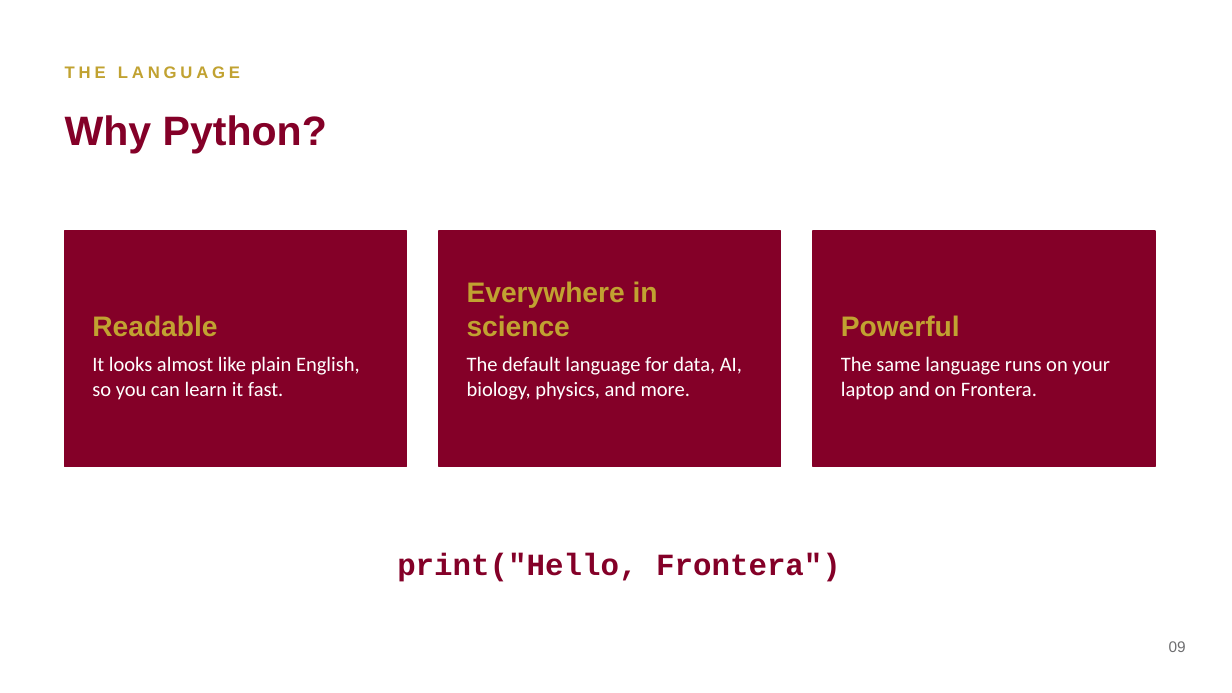
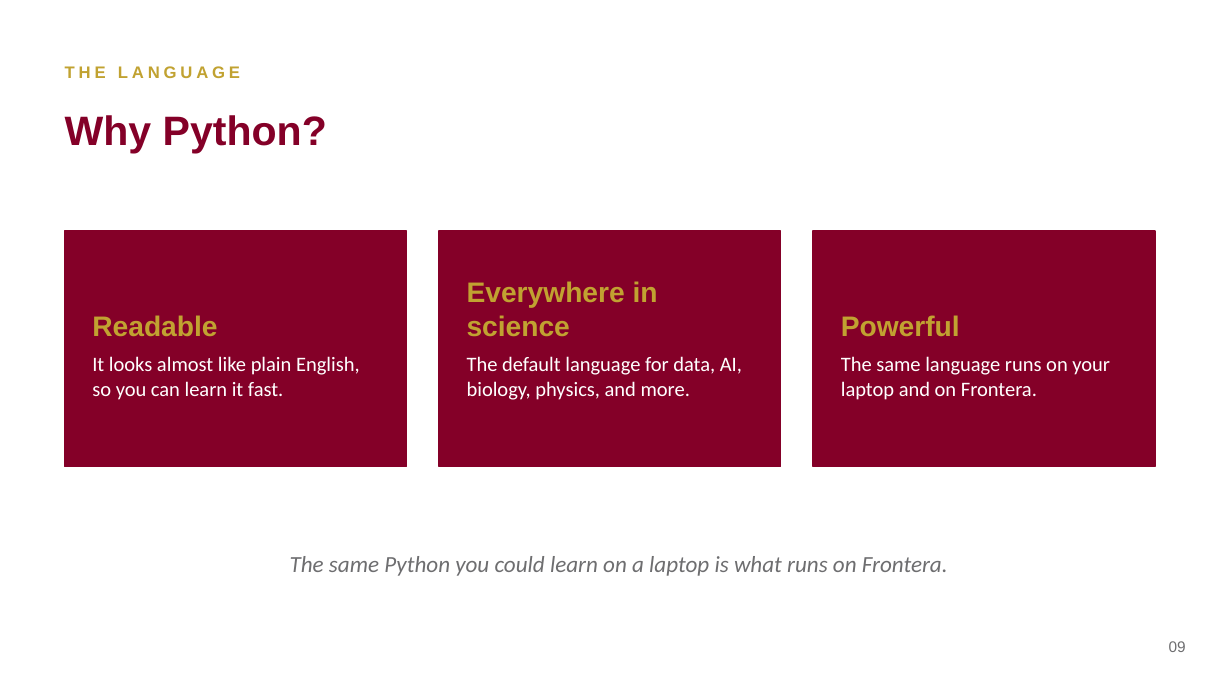
Before and after one commit to ashleyscruse/pfx-hpc, a slide deck: slide 9 of slides/pfx-hpc-slides.pptx. Drawn at 1232x693 pixels with LibreOffice and Linux fonts; fonts in the diff are those of the drawing. Boxes give left, top, right and bottom in pixels: in the first picture for what was removed or moved away, otherwise in the second. Text is boxed around its words. In the diff, an @@ line names an element or a change of style, - is before the commit and + after.

```diff
--- a/slides/pfx-hpc-slides.pptx
+++ b/slides/pfx-hpc-slides.pptx
@@ text at <box>290,556,948,576</box>: text changed; size 24 to 18 pt; font Courier New to Calibri; text colour #840028 to #6E6E70; bold off; italic on @@
-print("Hello, Frontera")
+The same Python you could learn on a laptop is what runs on Frontera.
```
Also in this commit, not shown: 3 other slides changed, 2 slides added, 1 slide removed.
